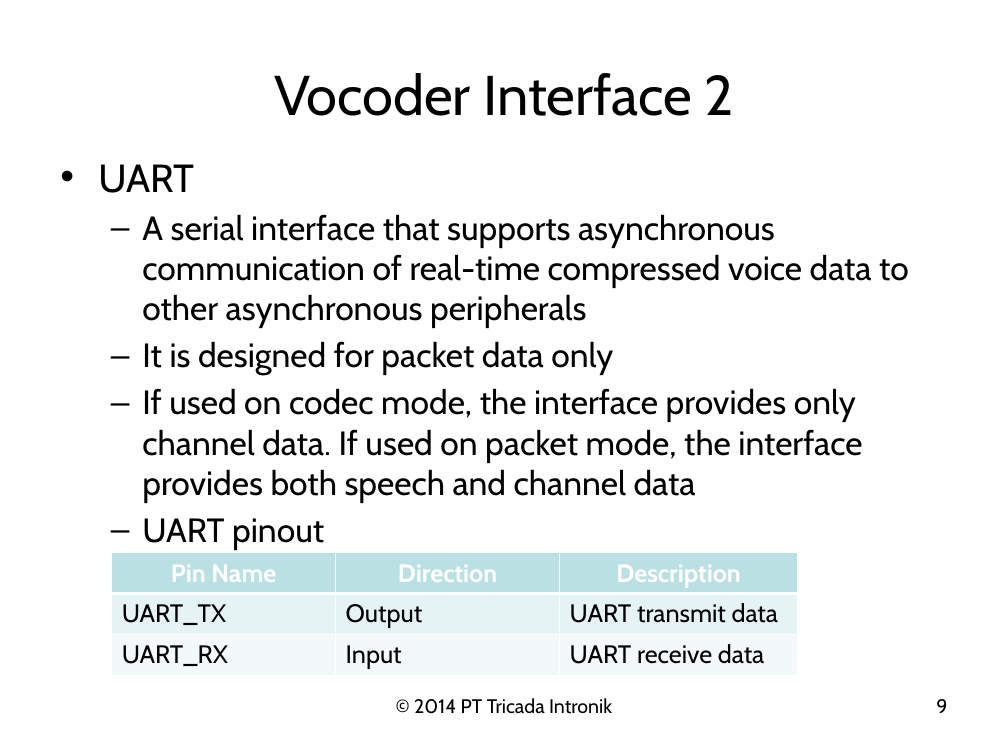
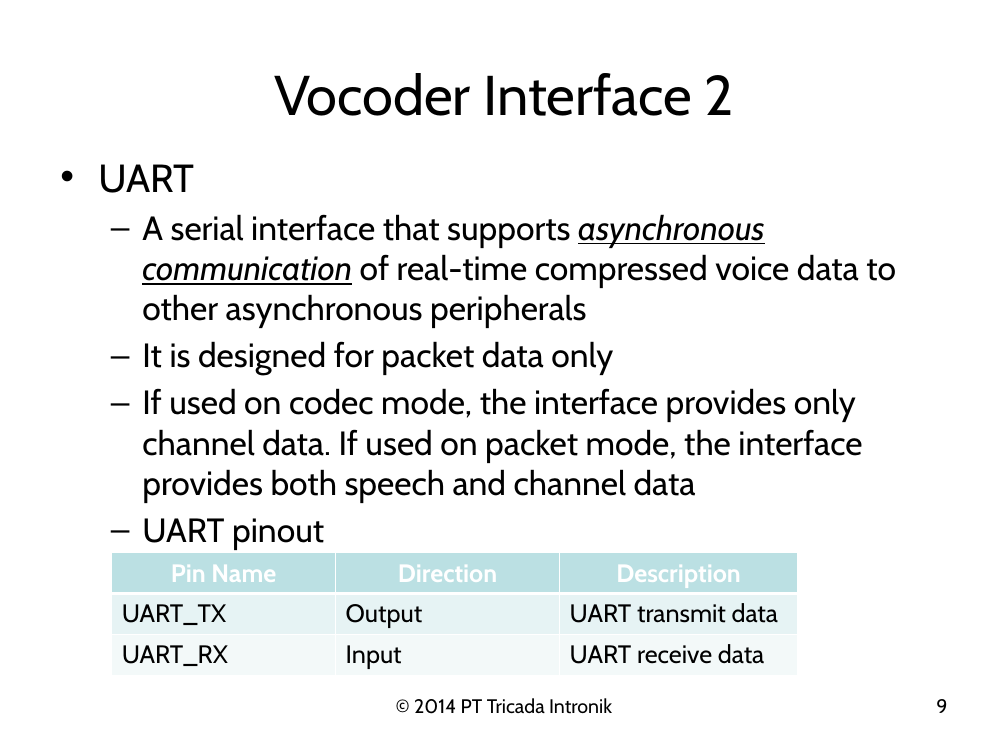
Before and after one commit to christiantigor/secure_modem, a slide deck: slide 9 of Workshop/Presentasi/Hardware Design - Communication Interface.pptx. Drawn at 1008x756 pixels with LibreOffice and Linux fonts; fonts in the diff are those of the drawing; background and template pictures are left out. Boxes give left, top, right and bottom in pixels: in the first picture for what was removed or moved away, otherwise in the second. Text is boxed around its words. In the diff, an @@ line names an element or a change of style, - is before the commit and + after.

```diff
--- a/Workshop/Presentasi/Hardware Design - Communication Interface.pptx
+++ b/Workshop/Presentasi/Hardware Design - Communication Interface.pptx
@@ text at bbox=[142, 214, 896, 328]: italic on, underline on in "asynchronous communication" @@
```
Also in this commit, not shown: 2 other slides changed, 5 other files.
